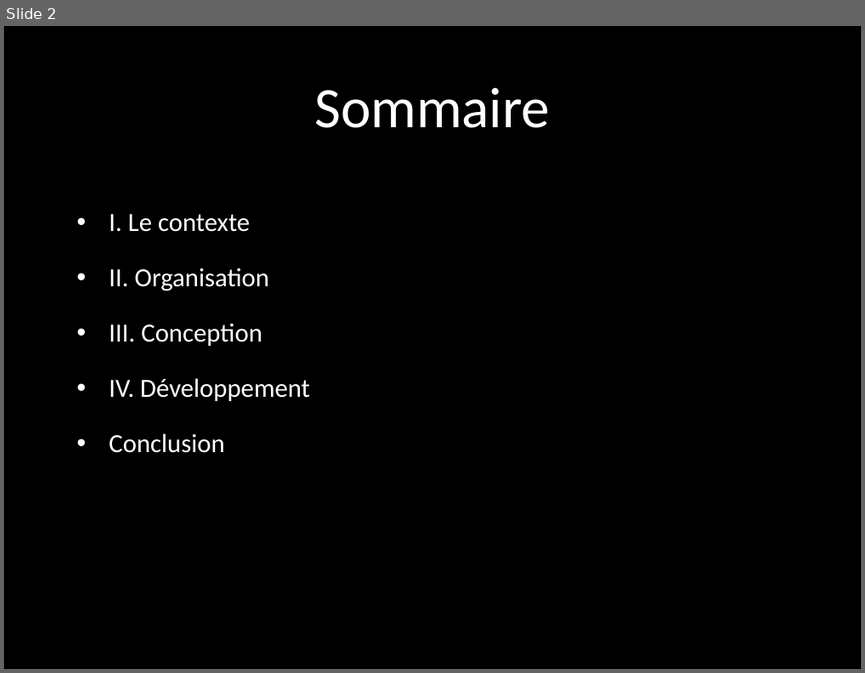
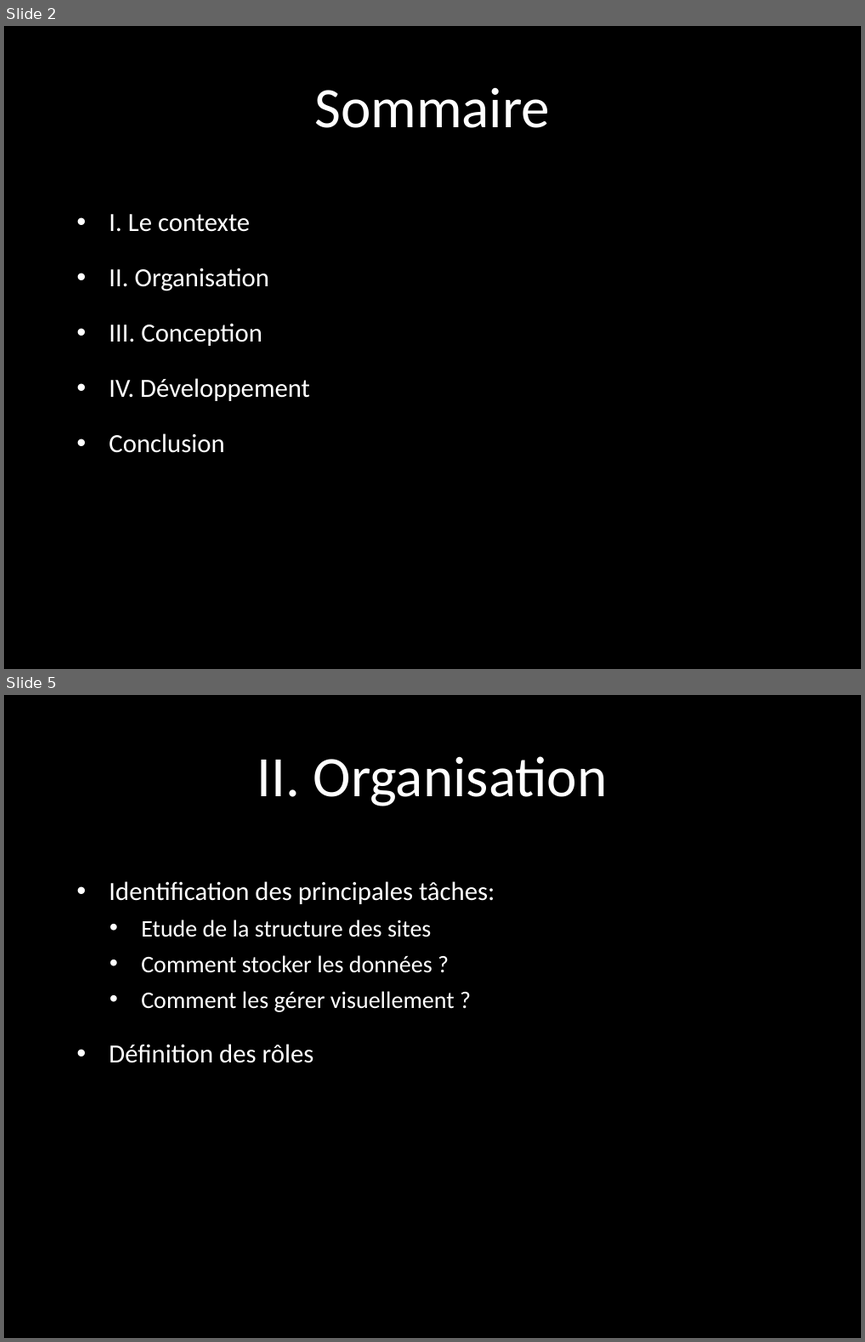
Before and after one commit to 0xclem/PricingComparator, a slide deck: Documents/Soutenance/slide.pptx. Shown one above the other, each under a label of ours: slide 2 before the commit, slides 2 and 5 after it; the slides between them are not shown. The pictures are 865x673 and 865x1342 pixels, drawn with LibreOffice and Linux fonts; fonts in the diff are those of the drawing; background and template pictures are left out. Boxes give left, top, right and bottom in pixels: in the first picture for what was removed or moved away, otherwise in the second. Text is boxed around its words. In the diff, an @@ line names an element or a change of style, - is before the commit and + after.

```diff
--- a/Documents/Soutenance/slide.pptx
+++ b/Documents/Soutenance/slide.pptx
@@ slide 5 added at (x1=4, y1=695, x2=861, y2=1338), background picture (left out) @@
@@ title added at (x1=257, y1=756, x2=608, y2=806), 48 pt, text #FFFFFF @@
+II. Organisation
@@ text added at (x1=109, y1=881, x2=494, y2=1063), 20 pt, text #FFFFFF @@
+• Identification des principales tâches:
+  • Etude de la structure des sites
+  • Comment stocker les données ?
+  • Comment les gérer visuellement ?
+• Définition des rôles
```
Also in this commit, not shown: 1 slide changed, 4 other slides added, 5 slides removed.
